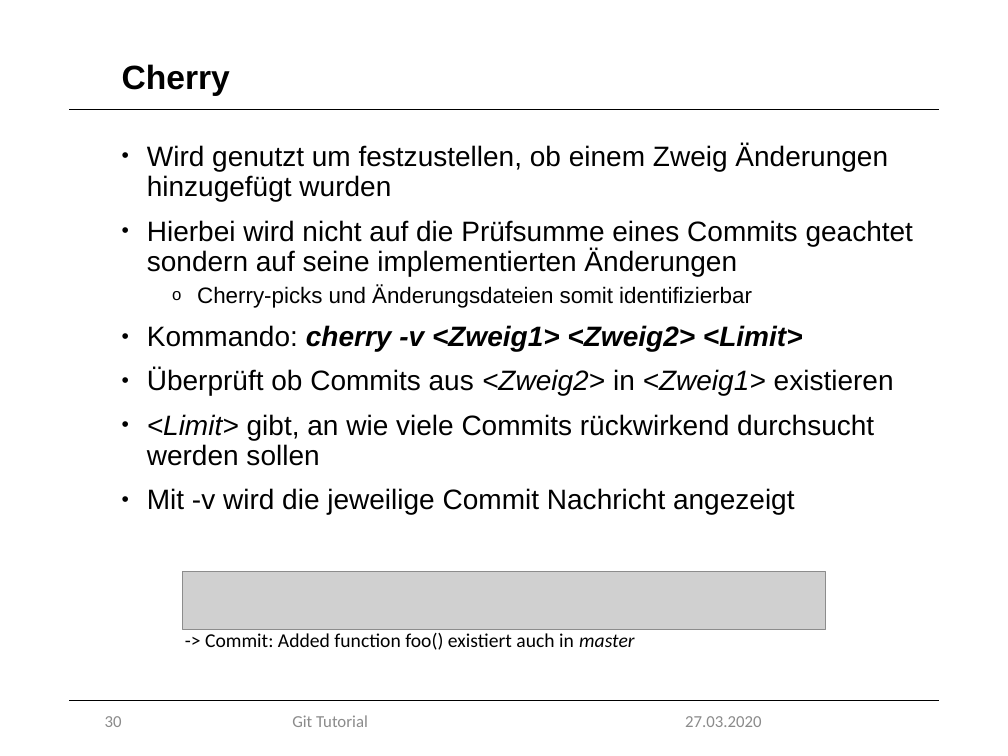
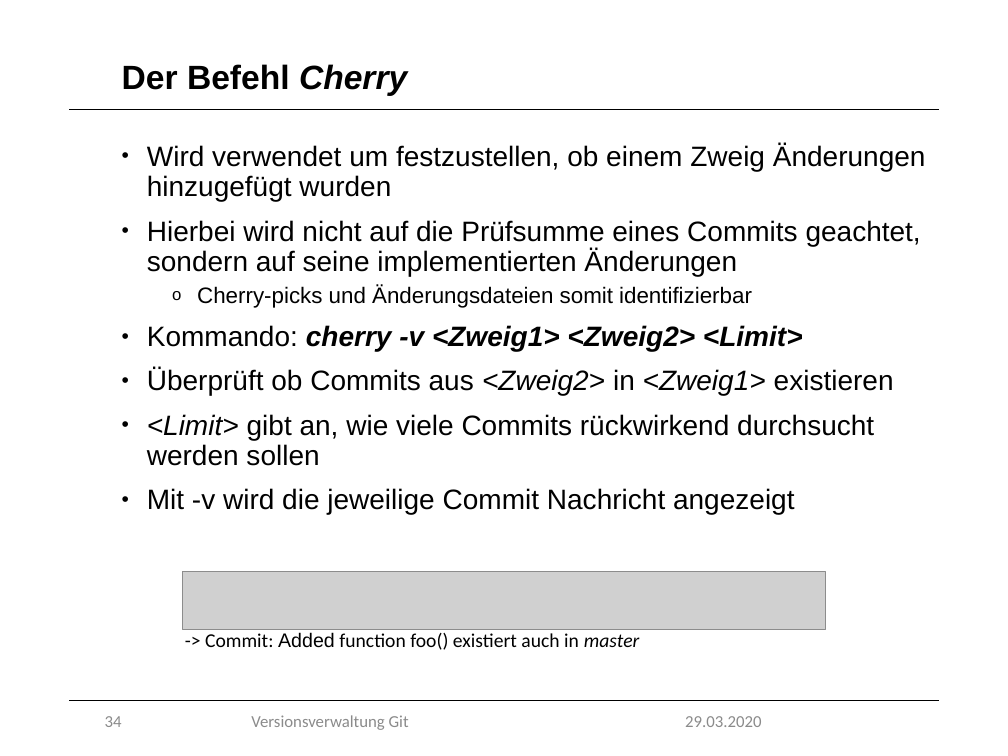
Before and after one commit to marcretzlaff/projektarbeit, a slide deck: slide 34 of Präsentation-90min/Präsentation-90min.pptx (slide 30 before the commit). Drawn at 1008x756 pixels with LibreOffice and Linux fonts; fonts in the diff are those of the drawing; grey boxes stand for pictures; background and template pictures are left out. Boxes give left, top, right and bottom in pixels: in the first picture for what was removed or moved away, otherwise in the second. Text is boxed around its words. In the diff, an @@ line names an element or a change of style, - is before the commit and + after.

```diff
--- a/Präsentation-90min/Präsentation-90min.pptx
+++ b/Präsentation-90min/Präsentation-90min.pptx
@@ title at [122,64,407,96]: text changed @@
-Cherry
+Der Befehl Cherry
@@ text at [147,144,926,276]: text changed @@
-• Wird genutzt um festzustellen, ob einem Zweig Änderungen hinzugefügt wurden
-• Hierbei wird nicht auf die Prüfsumme eines Commits geachtet sondern auf seine implementierten Änderungen
+• Wird verwendet um festzustellen, ob einem Zweig Änderungen hinzugefügt wurden
+• Hierbei wird nicht auf die Prüfsumme eines Commits geachtet, sondern auf seine implementierten Änderungen
@@ text at [147,414,874,466]: text changed @@
-• <Limit> gibt, an wie viele Commits rückwirkend durchsucht werden sollen
+• <Limit> gibt an, wie viele Commits rückwirkend durchsucht werden sollen
@@ text "-> Commit: Added function foo() ..." at [205,632,639,650]: font Calibri to Arial in "Added" @@
@@ page number at [105,716,122,727]: text changed @@
-30
+34
@@ text at [251,715,409,730]: text changed @@
-Git Tutorial
+Versionsverwaltung Git
@@ text at [685,716,761,727]: text changed @@
-27.03.2020
+29.03.2020
```
Also in this commit, not shown: 33 other slides changed, 2 slides added, 1 slide removed.
